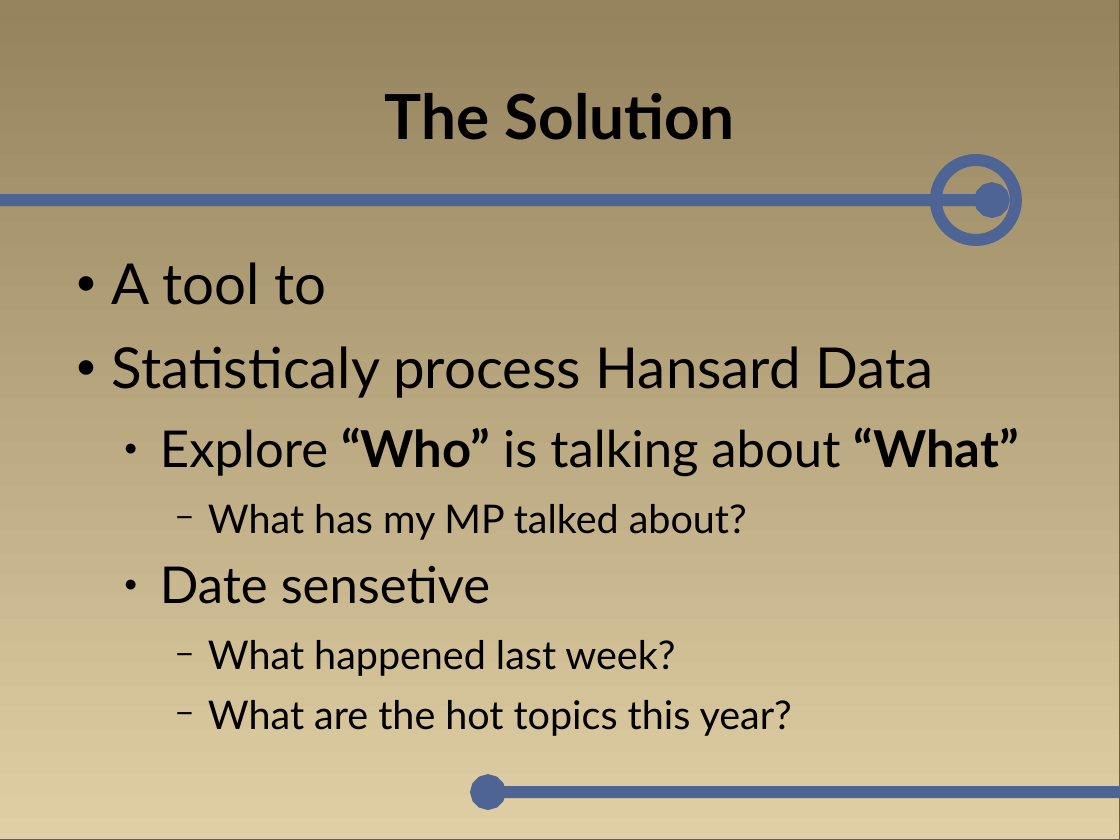
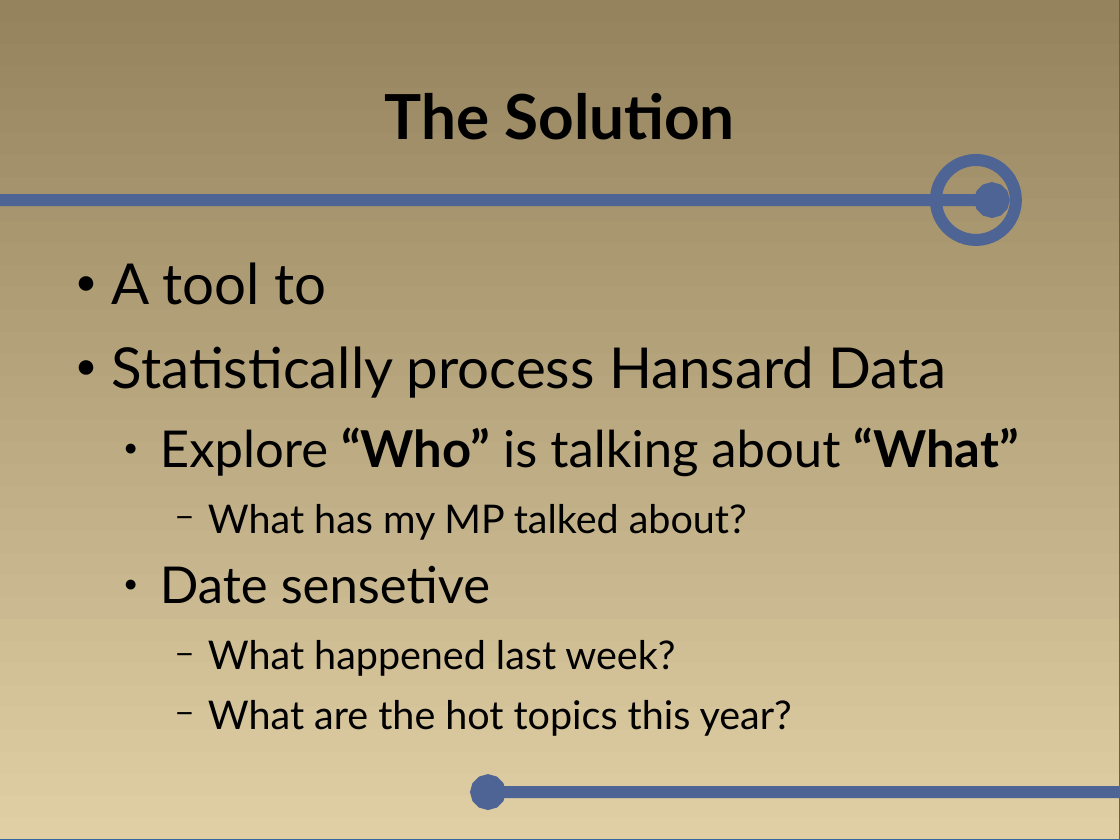
Before and after one commit to GothAck/Parliament-Hack-Weekend, a slide deck: slide 3 of assets/presentation.odp. Drawn at 1120x840 pixels with LibreOffice and Linux fonts; fonts in the diff are those of the drawing; background and template pictures are left out. Boxes give left, top, right and bottom in pixels: in the first picture for what was removed or moved away, otherwise in the second. Text is boxed around its words. In the diff, an @@ line names an element or a change of style, - is before the commit and + after.

```diff
--- a/assets/presentation.odp
+++ b/assets/presentation.odp
@@ text at bbox=[112, 346, 947, 398]: text changed @@
-● Statisticaly process Hansard Data
+● Statistically process Hansard Data
```
Also in this commit, not shown: 3 other slides changed.
